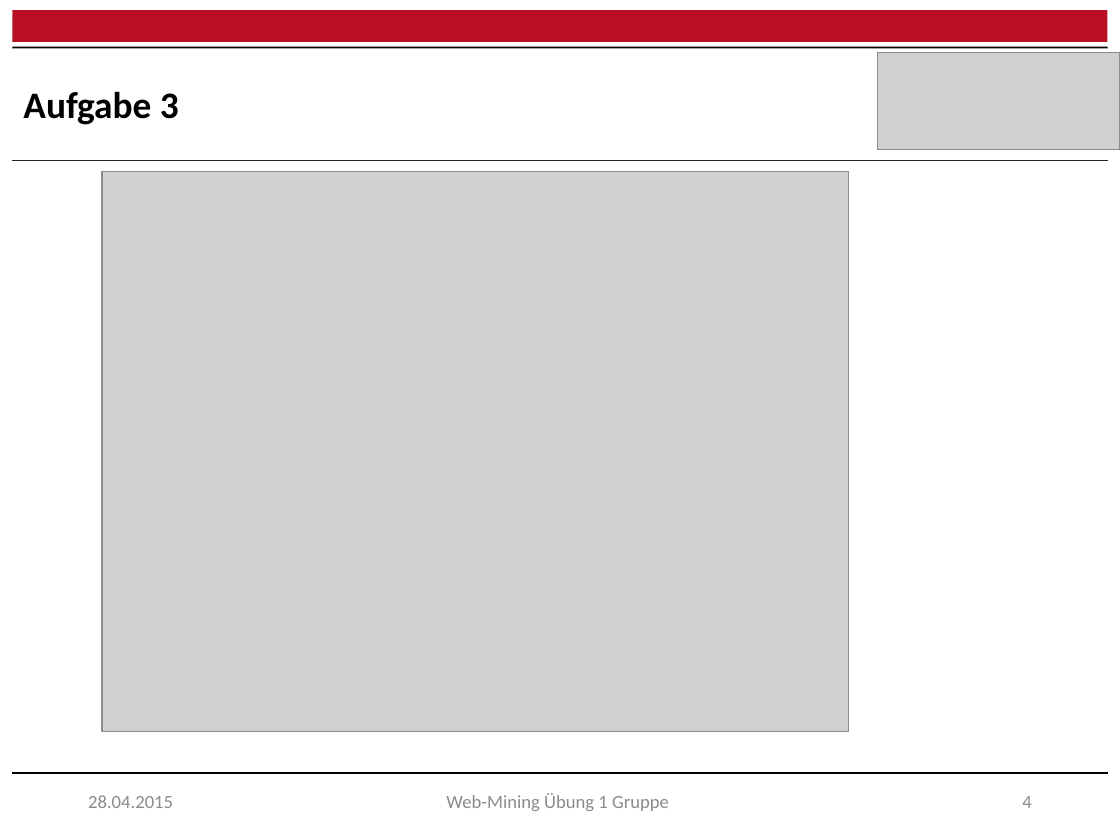
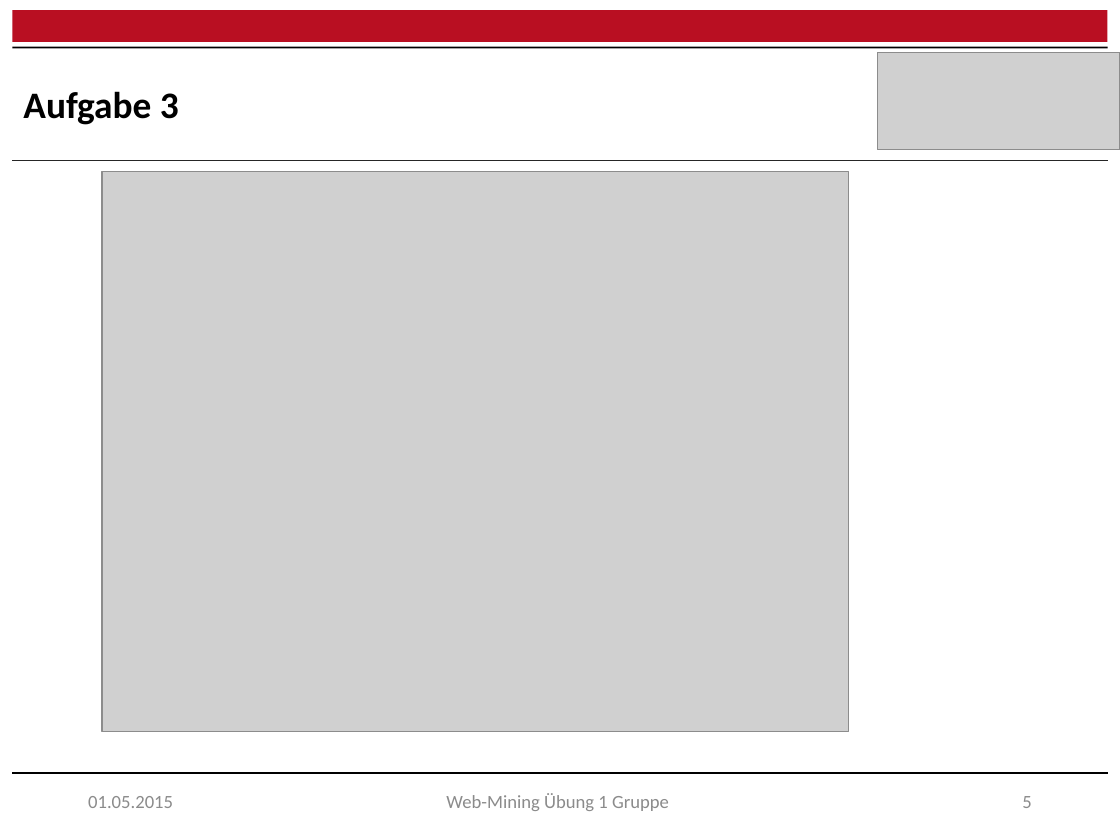
Before and after one commit to raQai/web-mining, a slide deck: slide 5 of ex1/results/ex1_präsentation.pptx (slide 4 before the commit). Drawn at 1120x840 pixels with LibreOffice and Linux fonts; fonts in the diff are those of the drawing; grey boxes stand for pictures. Boxes give left, top, right and bottom in pixels: in the first picture for what was removed or moved away, otherwise in the second. Text is boxed around its words. In the diff, an @@ line names an element or a change of style, - is before the commit and + after.

```diff
--- a/ex1/results/ex1_präsentation.pptx
+++ b/ex1/results/ex1_präsentation.pptx
@@ text at (88, 796, 173, 808): text changed @@
-28.04.2015
+01.05.2015
@@ page number at (1022, 796, 1031, 808): text changed @@
-4
+5
```
Also in this commit, not shown: 4 other slides changed, 1 slide added, 1 other file.
